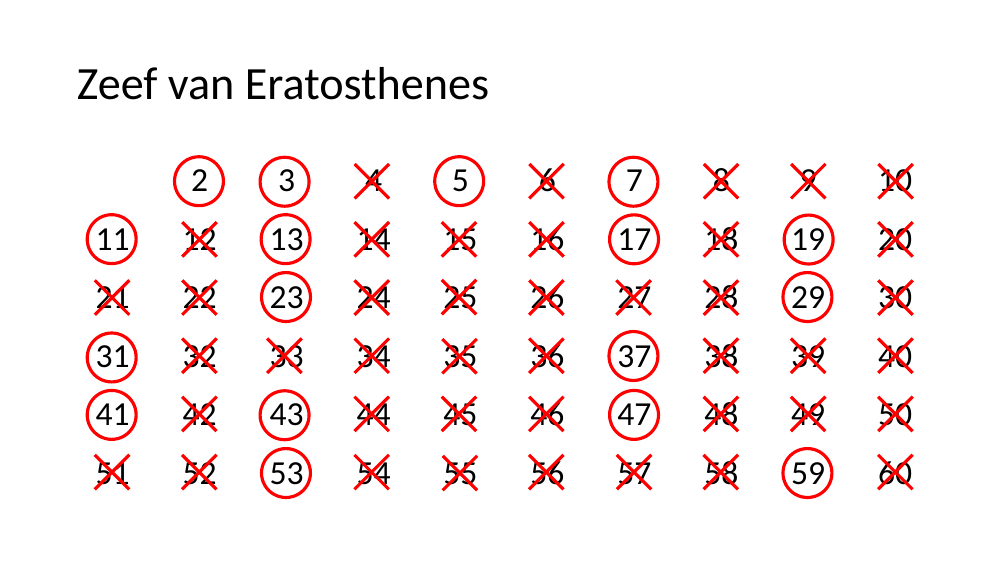
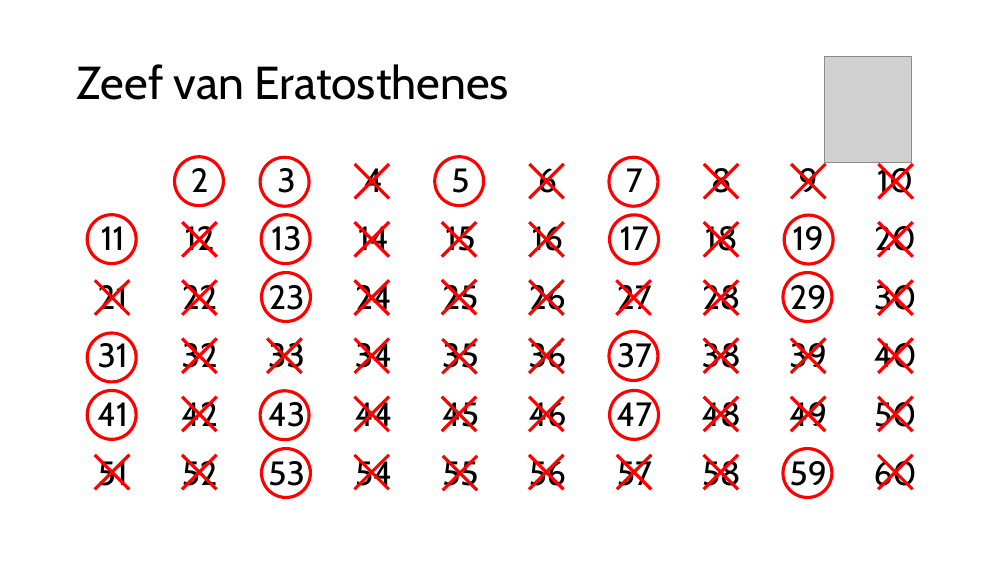
Before and after one commit to hanzetechnasium/geheim, a slide deck: slide 17 of Technasium-Dag-2-Presentatie-2-Python While en ggd.pptx. Drawn at 1008x567 pixels with LibreOffice and Linux fonts; fonts in the diff are those of the drawing; grey boxes stand for pictures; background and template pictures are left out. Boxes give left, top, right and bottom in pixels: in the first picture for what was removed or moved away, otherwise in the second. Text is boxed around its words. In the diff, an @@ line names an element or a change of style, - is before the commit and + after.

```diff
--- a/Technasium-Dag-2-Presentatie-2-Python While en ggd.pptx
+++ b/Technasium-Dag-2-Presentatie-2-Python While en ggd.pptx
@@ title "Zeef van Eratosthenes" at (77, 64, 509, 100): font Calibri to Cabin @@
@@ picture added at (824, 56, 912, 162) @@
@@ table at (70, 151, 939, 503) @@
@@ font Calibri to Cabin @@
```
Also in this commit, not shown: 22 other slides changed, 3 other files.
